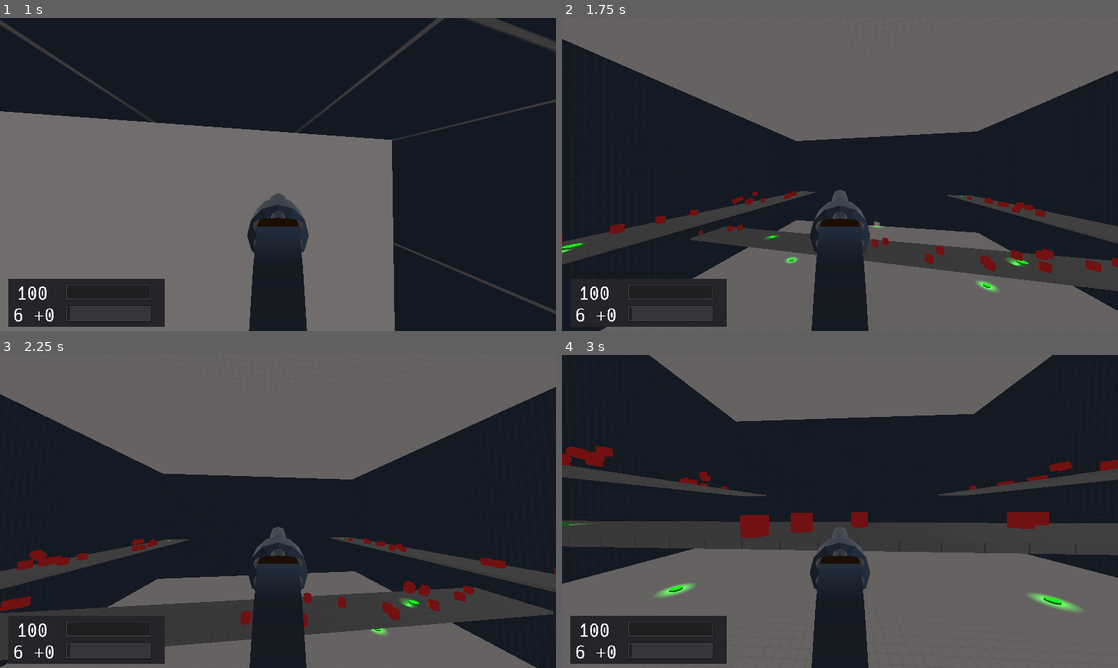
Above: before the commit, frames 1-4 (two rows, left to right).
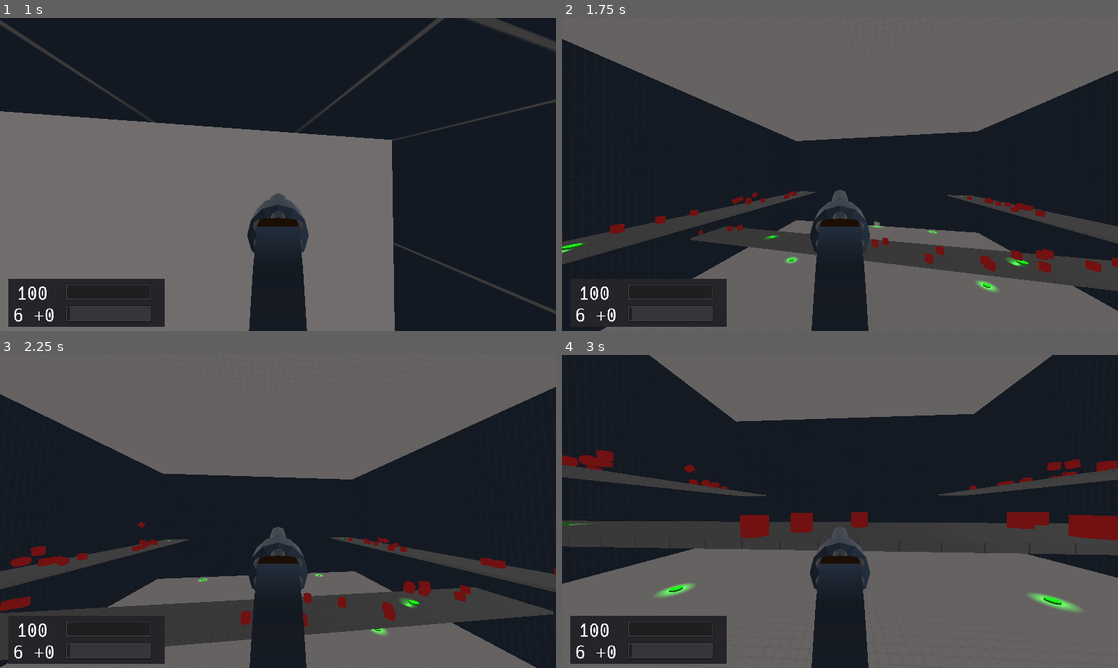
Above: after the commit, the same moments.

Repository: duckinator/keress
Game: Godot game, scene res://levels/Level_003.tscn
The game is run twice, just before and just after one commit, with the same random seed, the same clock (stepped at 60 frames per second) and the same inputs. This scene is started directly instead of the project's main scene.
Inputs (mouse positions are in pixels of both pictures, inside the frame that each line leads up to):
- Up to frame 1 (1 s): tap Enter (ui_accept) at 0.5 s; move the mouse to (305, 174) at 0.52 s; press the mouse at (305, 174) at 0.53 s; hold W (movement_forward) from 0.53 s (still down); tap Space (movement_jump) at 0.77 s
- Up to frame 2 (1.75 s): keep holding W (movement_forward); move the mouse to (812, 174) at 1.27 s; release the mouse at (812, 174) at 1.28 s; right-click (812, 174) at 1.35 s; tap Space (movement_jump) at 1.52 s
- Up to frame 3 (2.25 s): keep holding W (movement_forward); move the mouse to (289, 505) at 2.02 s; tap Shift (movement_crouch) at 2.1 s
- Up to frame 4 (3 s): keep holding W (movement_forward); move the mouse to (834, 517) at 2.77 s; tap Tab (quick_switch_item) at 2.85 s

Frame 1 is identical in both runs. In frame 2, less than 0.1% of the frame differs, in the area x 33-89%, y 55-82%; in frame 3, 0.5%; in frame 4, 1.3%, in the area x 0-100%, y 29-60%.

Commit message:
EVEN MORE BOUNCE PADS

Diff:
--- a/src/levels/Level_003.tscn
+++ b/src/levels/Level_003.tscn
@@ -223,6 +223,14 @@
 transform = Transform( 1, 0, 0, 0, 1, 0, 0, 0, 1, -24, 2.5, -110 )
 assist = 3.0
 
+[node name="BouncePad3" parent="Navigation/Floor" instance=ExtResource( 7 )]
+transform = Transform( 1, 0, 0, 0, 1, 0, 0, 0, 1, -180, 2.5, 110 )
+assist = 3.5
+
+[node name="BouncePad4" parent="Navigation/Floor" instance=ExtResource( 7 )]
+transform = Transform( 1, 0, 0, 0, 1, 0, 0, 0, 1, -180, 2.5, -110 )
+assist = 3.5
+
 [node name="Platform" type="MeshInstance" parent="Navigation"]
 editor/display_folded = true
 transform = Transform( 1, 0, 0, 0, 1, 0, 0, 0, 1, -40, -1, 0 )
